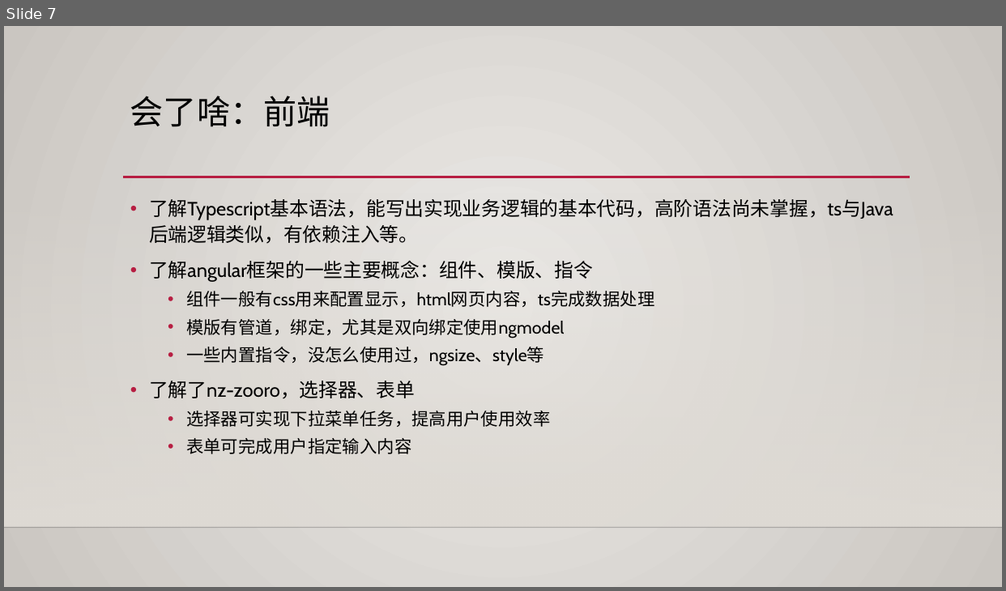
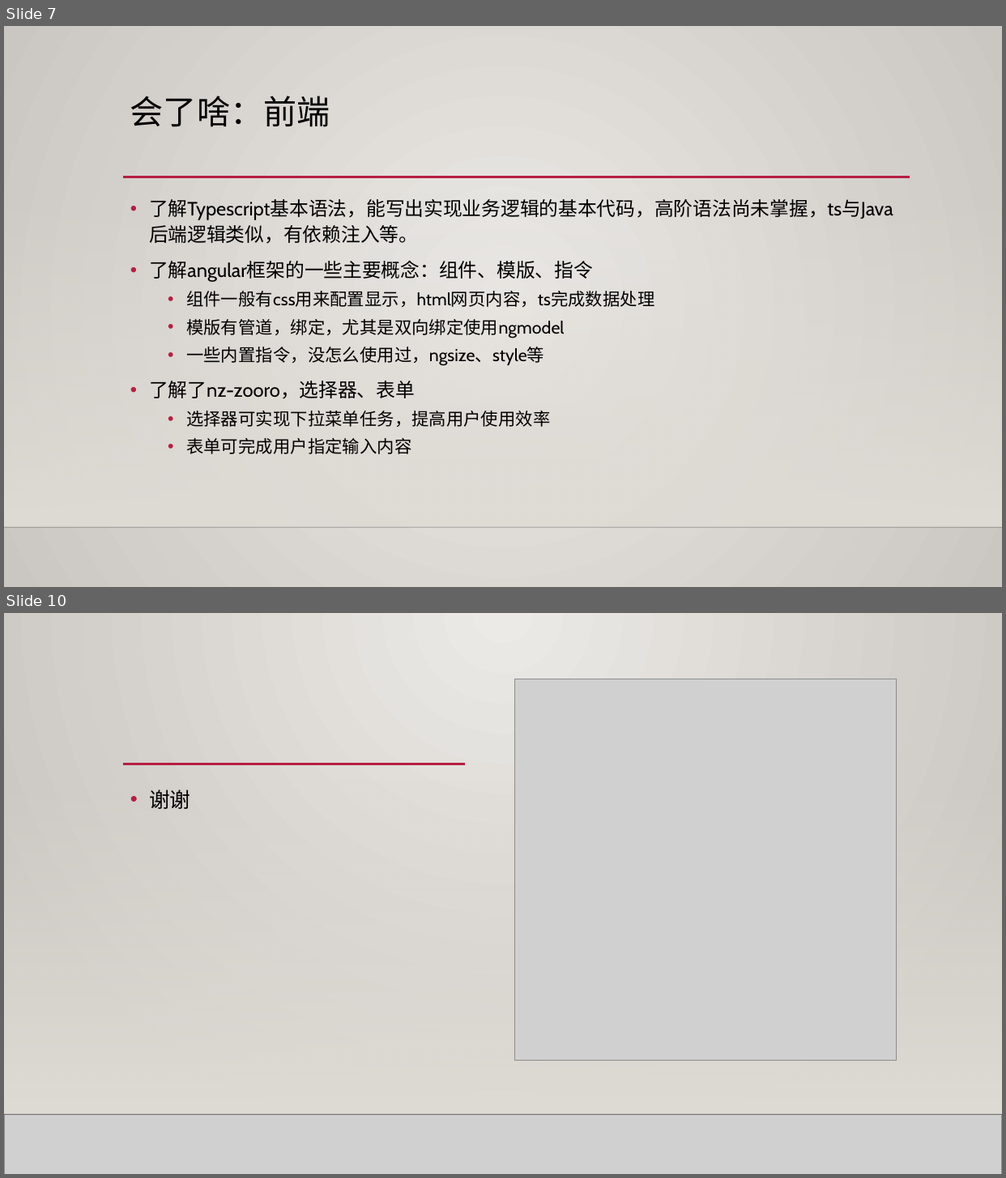
Before and after one commit to hjq-216/-, a slide deck: 实习总结.pptx. Shown one above the other, each under a label of ours: slide 7 before the commit, slides 7 and 10 after it; the slides between them are not shown. The pictures are 1006x591 and 1006x1178 pixels, drawn with LibreOffice and Linux fonts; fonts in the diff are those of the drawing; grey boxes stand for pictures; background and template pictures are left out. Boxes give left, top, right and bottom in pixels: in the first picture for what was removed or moved away, otherwise in the second. Text is boxed around its words. In the diff, an @@ line names an element or a change of style, - is before the commit and + after.

```diff
--- a/实习总结.pptx
+++ b/实习总结.pptx
@@ slide 10 added at (4, 613, 1002, 1174), background gradient #ECEAE7 to #CAC7C1; not listed: 3 template elements that a slide beside it also shows @@
@@ rectangle added at (4, 613, 1002, 1174), fill gradient #ECEAE7 to #CAC7C1 @@
@@ picture added at (515, 679, 897, 1061) @@
@@ rectangle added at (4, 778, 1002, 1114), fill gradient #DFDBD5 @@
@@ line added from (123, 764) to (465, 764), #B71E42 2.5 pt @@
@@ text added at (149, 790, 190, 809), 20 pt, text #000000 @@
+• 谢谢
@@ picture added at (4, 1114, 1002, 1174) @@
@@ line added from (4, 1114) to (1002, 1114), #000001 1 pt @@
```
Also in this commit, not shown: 2 slides changed, 1 other slide added.
